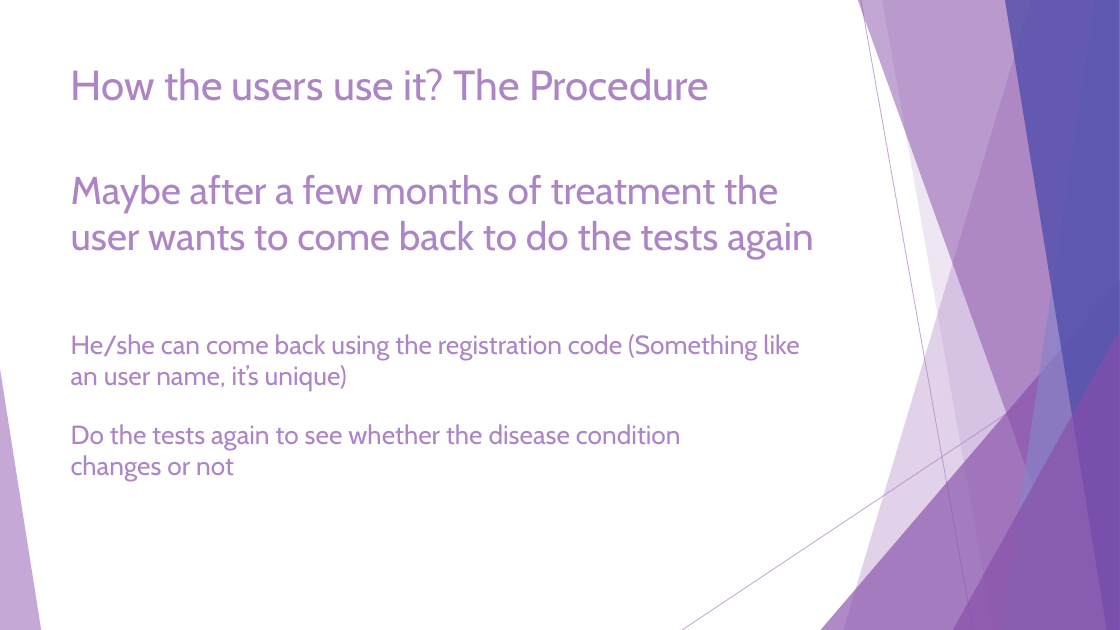
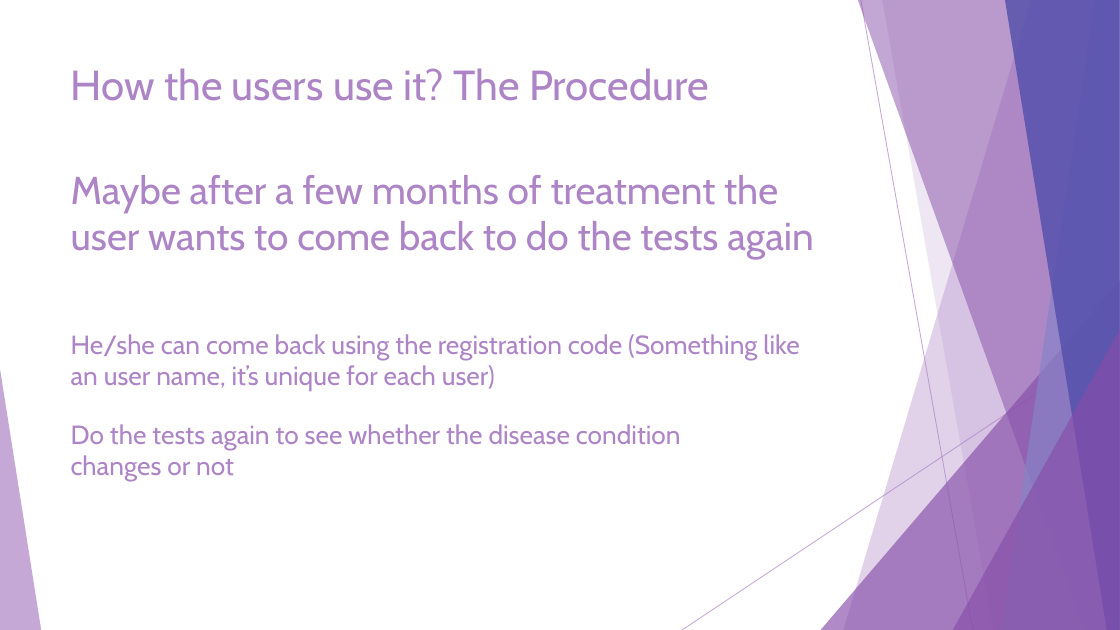
Before and after one commit to JiashuWu/NeuroGraph, a slide deck: slide 17 of Neurograph Project Presentation/Neurograph Presentation Jiashu Wu.pptx (slide 15 before the commit). Drawn at 1120x630 pixels with LibreOffice and Linux fonts; fonts in the diff are those of the drawing. Boxes give left, top, right and bottom in pixels: in the first picture for what was removed or moved away, otherwise in the second. Text is boxed around its words. In the diff, an @@ line names an element or a change of style, - is before the commit and + after.

```diff
--- a/Neurograph Project Presentation/Neurograph Presentation Jiashu Wu.pptx
+++ b/Neurograph Project Presentation/Neurograph Presentation Jiashu Wu.pptx
@@ text at [71,334,799,391]: text changed @@
-He/she can come back using the registration code (Something like an user name, it’s unique)
+He/she can come back using the registration code (Something like an user name, it’s unique for each user)
```
Also in this commit, not shown: 1 other slide changed, 10 slides added, 1 other file.
